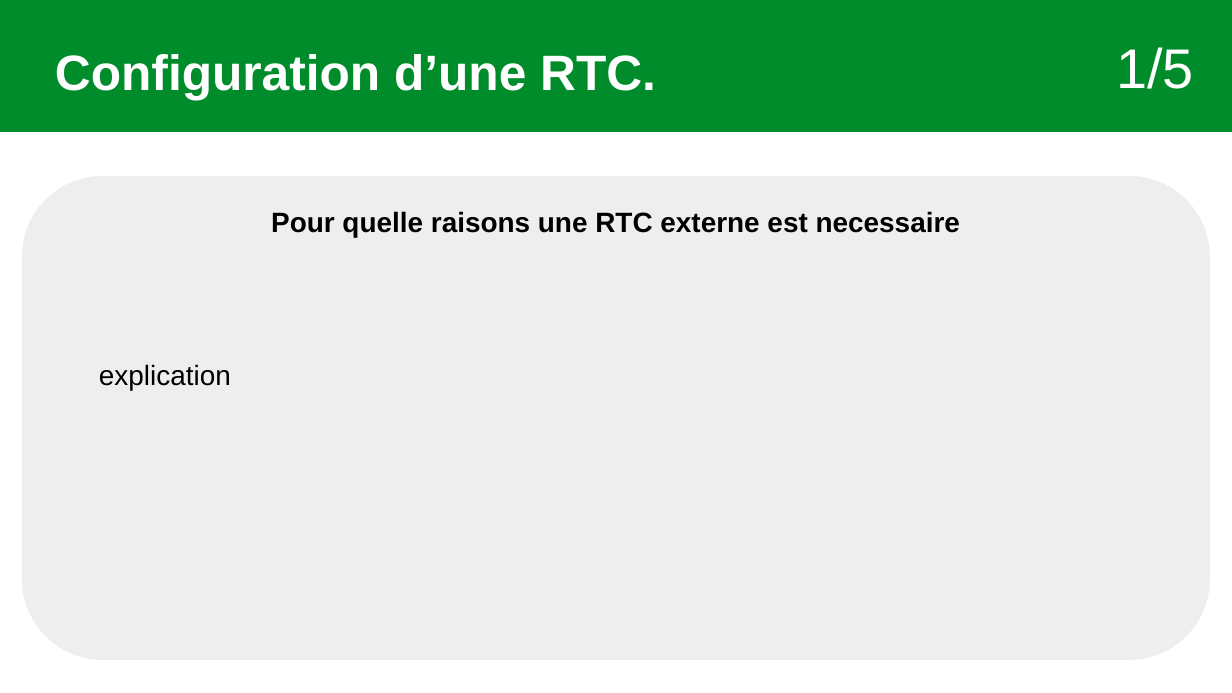
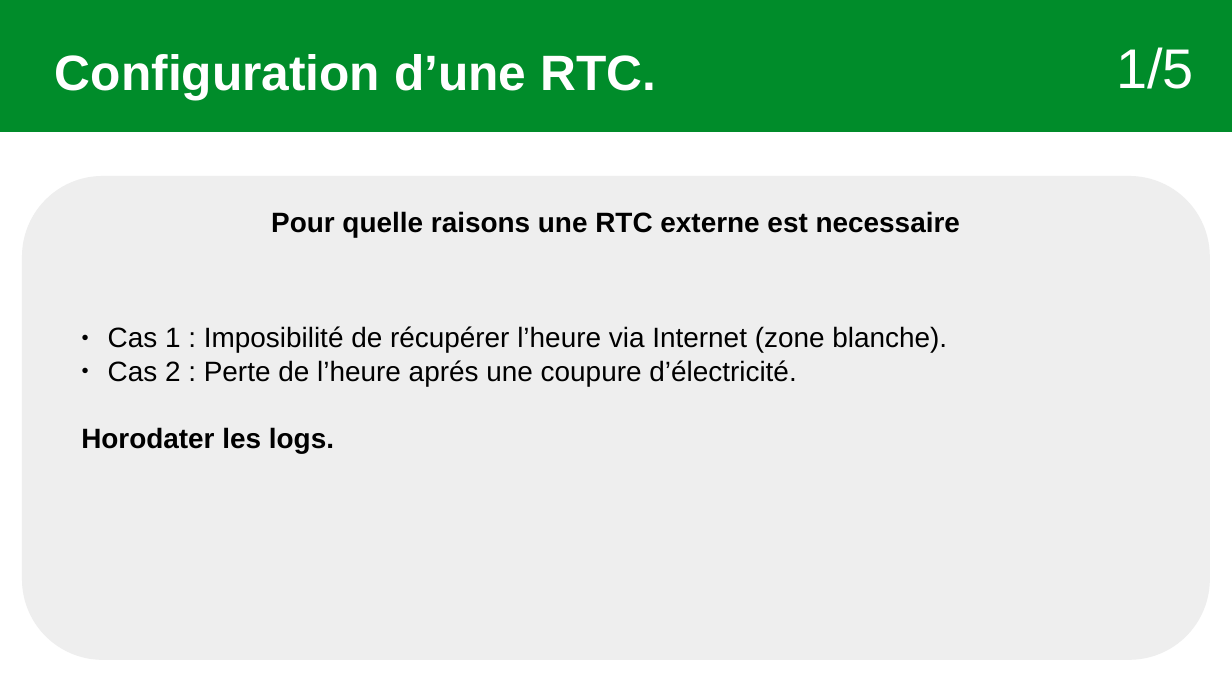
Before and after one commit to Sauvage89/sechoir-houblon, a slide deck: slide 5 of doc/diaporama/revu2/revu2_sauvage.odp (slide 3 before the commit). Drawn at 1232x693 pixels with LibreOffice and Linux fonts; fonts in the diff are those of the drawing. Boxes give left, top, right and bottom in pixels: in the first picture for what was removed or moved away, otherwise in the second. Text is boxed around its words. In the diff, an @@ line names an element or a change of style, - is before the commit and + after.

```diff
--- a/doc/diaporama/revu2/revu2_sauvage.odp
+++ b/doc/diaporama/revu2/revu2_sauvage.odp
@@ text added at [81,326,947,453], 18 pt, text #000000 @@
+● Cas 1 : Imposibilité de récupérer l’heure via Internet (zone blanche).
+● Cas 2 : Perte de l’heure aprés une coupure d’électricité.
+Horodater les logs.
@@ text removed at [99,364,231,390] @@
-explication
```
Also in this commit, not shown: 5 other slides changed, 23 slides added, 4 other files.
